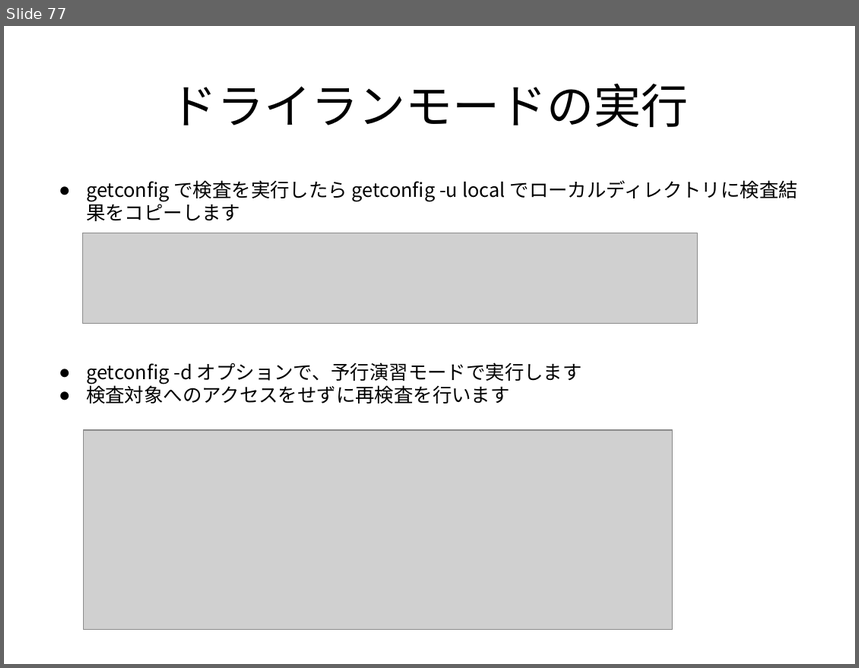
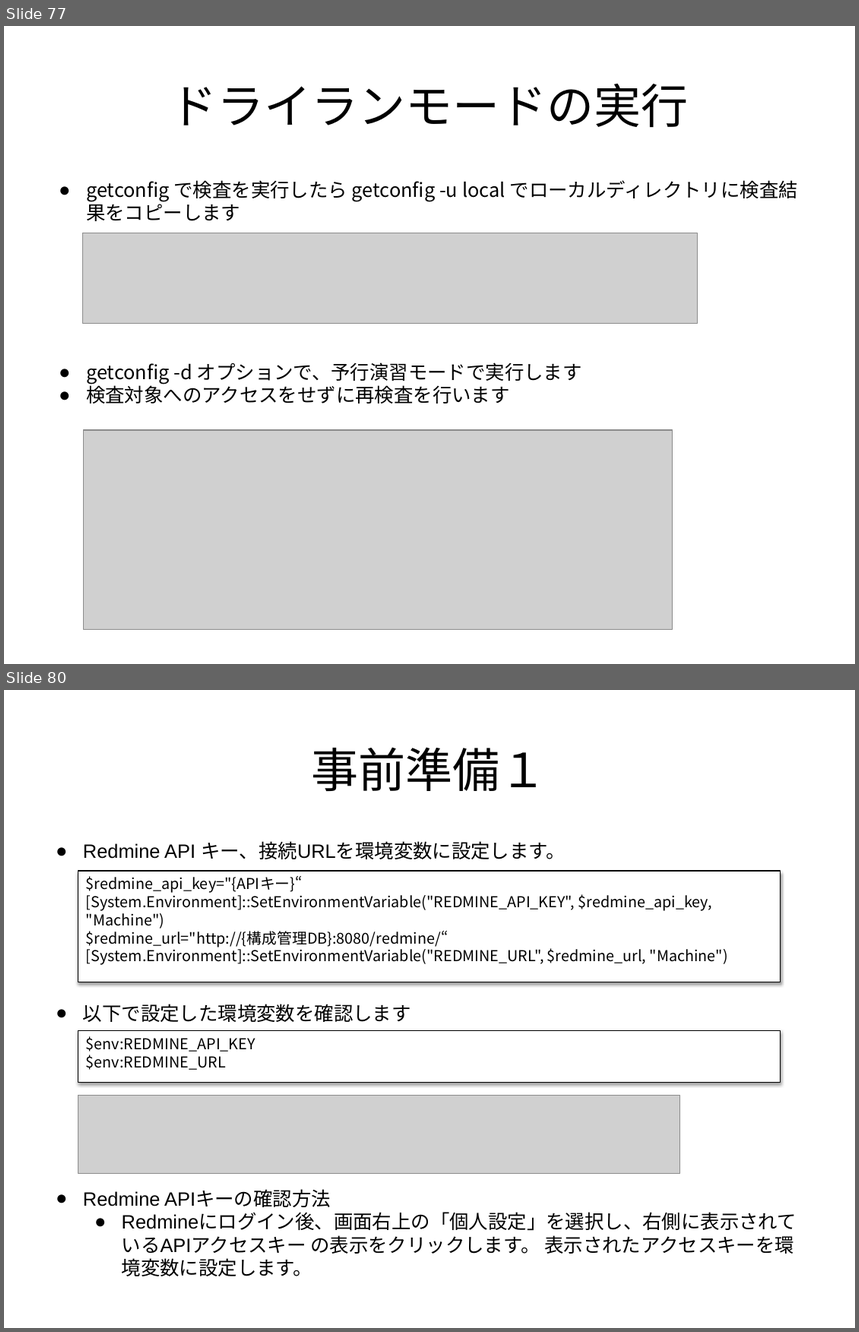
Before and after one commit to frsw3nr/gradle-server-acceptance, a slide deck: docs/jp/tutorial_test_pc.pptx. Shown one above the other, each under a label of ours: slide 77 before the commit, slides 77 and 80 after it; the slides between them are not shown. The pictures are 859x668 and 859x1332 pixels, drawn with LibreOffice and Linux fonts; fonts in the diff are those of the drawing; grey boxes stand for pictures. Boxes give left, top, right and bottom in pixels: in the first picture for what was removed or moved away, otherwise in the second. Text is boxed around its words. In the diff, an @@ line names an element or a change of style, - is before the commit and + after.

```diff
--- a/docs/jp/tutorial_test_pc.pptx
+++ b/docs/jp/tutorial_test_pc.pptx
@@ slide 80 added at (x1=4, y1=690, x2=855, y2=1328), background #FFFFFF @@
@@ text added at (x1=311, y1=747, x2=547, y2=791), 44 pt, text #000000 @@
+事前準備１
@@ text added at (x1=83, y1=841, x2=797, y2=1277), 18 pt, text #000000 @@
+● Redmine API キー、接続URLを環境変数に設定します。
+● 以下で設定した環境変数を確認します
+● Redmine APIキーの確認方法
+  ● Redmineにログイン後、画面右上の「個人設定」を選択し、右側に表示されているAPIアクセスキー の表示をクリックします。 表示されたアクセスキーを環境変数に設定します。
@@ rectangle added at (x1=78, y1=871, x2=781, y2=982), fill #FFFFFF, outline #000000 0.75 pt, 14 pt, text #000000 @@
+$redmine_api_key="{APIキー}“
+[System.Environment]::SetEnvironmentVariable("REDMINE_API_KEY", $redmine_api_key, "Machine")
+$redmine_url="http://{構成管理DB}:8080/redmine/“
+[System.Environment]::SetEnvironmentVariable("REDMINE_URL", $redmine_url, "Machine")
@@ rectangle added at (x1=78, y1=1030, x2=781, y2=1082), fill #FFFFFF, outline #000000 0.75 pt, 14 pt, text #000000 @@
+$env:REDMINE_API_KEY
+$env:REDMINE_URL
@@ picture added at (x1=78, y1=1096, x2=680, y2=1173) @@
```
Also in this commit, not shown: 3 slides changed, 4 other slides added, 2 other files.
